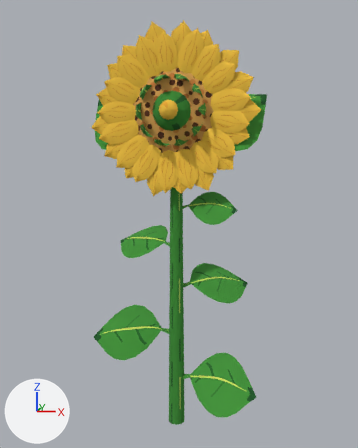
The Blender file assets/sunflower/sunflower.blend, before and after one commit.
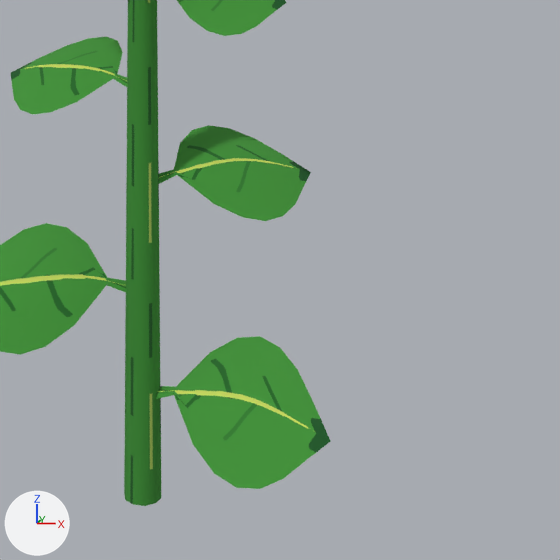
Each version appears first whole from a 50 mm lens placed at (0.518, -2.404, 1.419), pointed at (0.002, 0.055, 1.047), and next in a close-up on the part from 32% to 99% of the width and 47% to 100% of the height. Every picture has the same lights, and +X, +Y and +Z are marked at lower left. The older version's two pictures come first.

Names of what the first close-up shows: '叶子', '茎'.
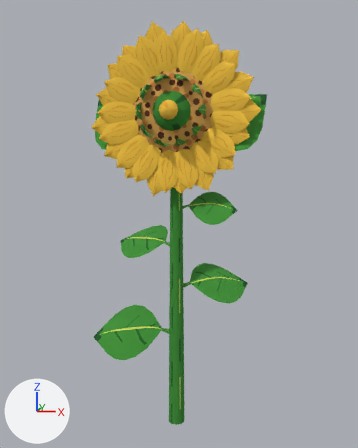
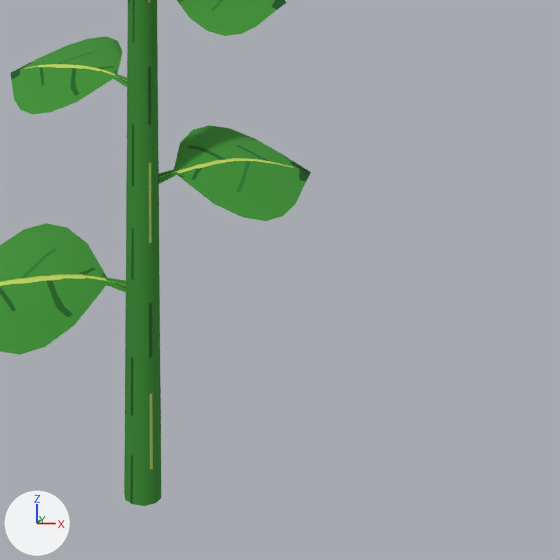
The change, as a diff of the scene's bpy script:
```diff
--- a/assets/sunflower/sunflower.blend.py
+++ b/assets/sunflower/sunflower.blend.py
@@ me_叶子 @@
 # used by ob_叶子; location = (0.0, 0.0, 0.0)
-me_叶子.from_pydata(...)  # 225 vertices, 160 faces; spans x -0.399..0.422, y -0.197..0.223, z 0.152..1.213
+me_叶子.from_pydata(...)  # 180 vertices, 128 faces; spans x -0.399..0.351, y -0.197..0.223, z 0.397..1.213
+# me_叶子 part 1: the loose piece of 45 vertices spanning x 0.027..0.422, y -0.196..0.091, z 0.152..0.363 is deleted
 me_叶子.materials.append(mat_leaf)
```

Location of each change, (x1, y1, x2, y2) in pixels of the close-ups (560 x 560 px):
'叶子', reshaped: before (0, 0, 331, 489); after (0, 0, 311, 355)
part 1 of me_叶子, deleted (green): before (156, 336, 331, 489)
